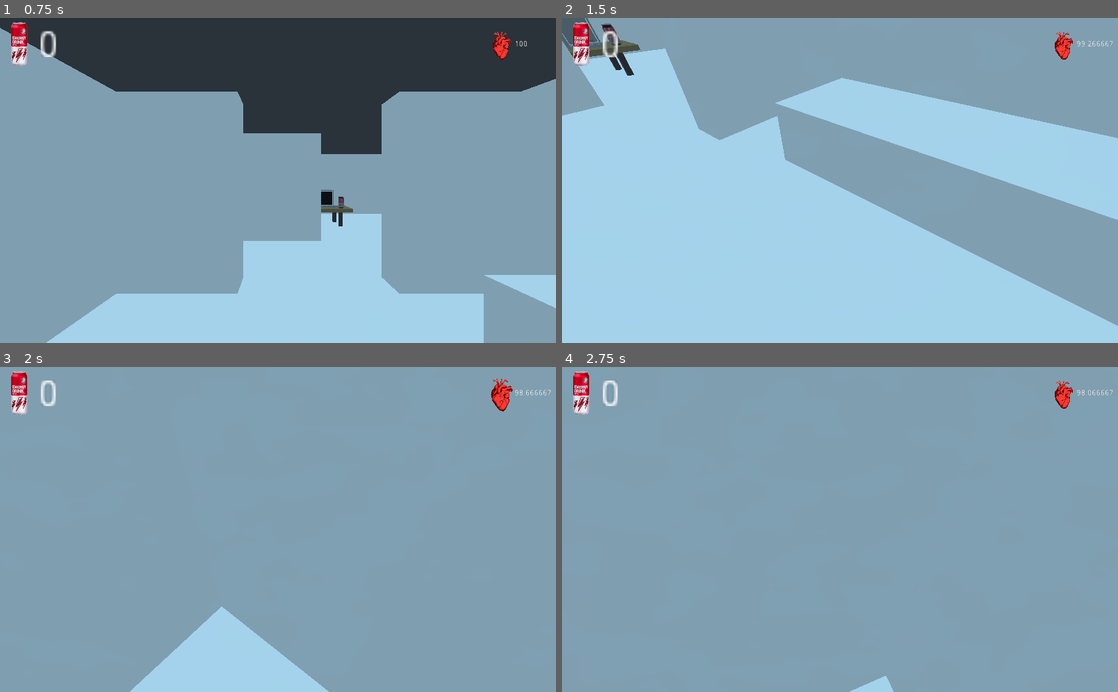
Above: before the commit, frames 1-4 (two rows, left to right).
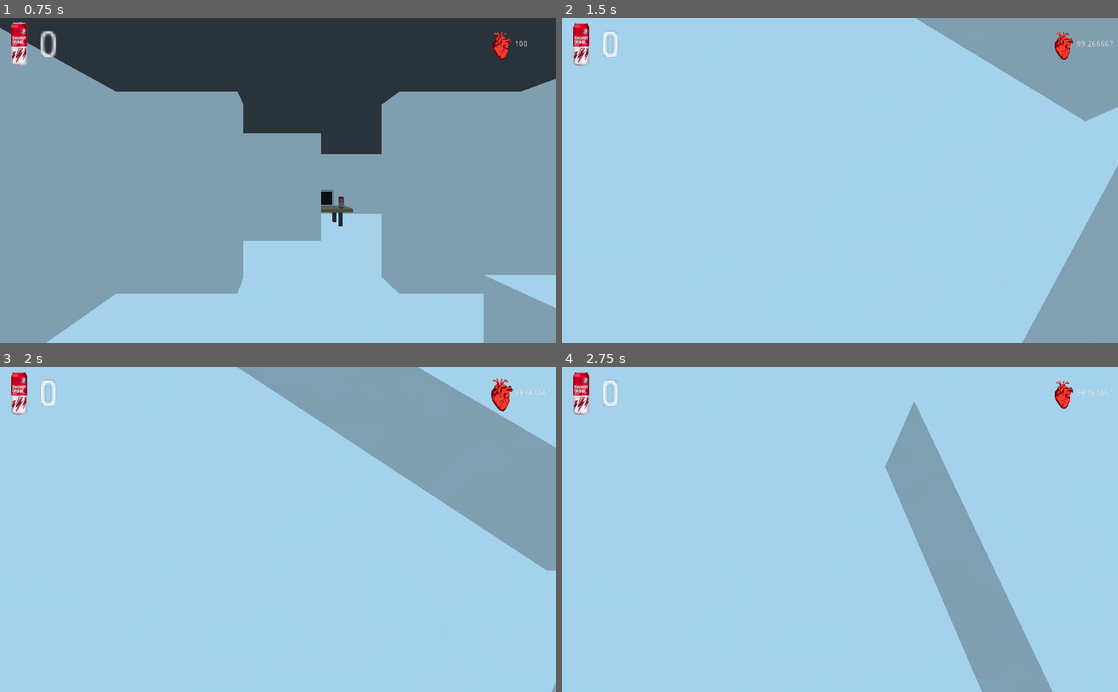
Above: after the commit, the same moments.

Repository: Plopsiskopsis/heartbeat
Game: Godot game, scene res://Menu/Menu.tscn
Same seed, same stepped clock (60 frames per second), same inputs: the game is played once before the commit and once after it. The engine's default icon, where the game draws it, is replaced by a stand-in: a white triangle on a blue panel in a dark square.
Inputs (mouse positions are in pixels of both pictures, inside the frame that each line leads up to):
- Up to frame 1 (0.75 s): click "Start" at 0.5 s
- Up to frame 2 (1.5 s): tap Enter at 1.25 s; move the mouse to (867, 180) at 1.27 s; hold W (move_forward) from 1.28 s (still down); click (867, 180) at 1.35 s
- Up to frame 3 (2 s): keep holding W (move_forward); tap Space (jump) at 1.52 s; tap E (drink, bound only after the commit) at 1.55 s
- Up to frame 4 (2.75 s): keep holding W (move_forward); move the mouse to (812, 529) at 2.02 s; tap E (drink, bound only after the commit) at 2.1 s; tap Space (jump) at 2.27 s; right-click (812, 529) at 2.3 s

Frame 1 is identical in both runs. In frame 2, 33% of the frame differs, in the area x 0-100%, y 0-100%; in frame 3, 79%; in frame 4, 90%.

Commit message:
modifier for bpm

Diff:
--- a/game/2D_minigame/Minigame.gd
+++ b/game/2D_minigame/Minigame.gd
@@ -7,7 +7,7 @@
 var possible_inputs :Array = ["Up", "Left", "Down", "Right"]
 var correct_answer :String
 var score :int = 0
-export var max_score :int = 20
+export var max_score :int = 200
 var running :bool = false
 
 
@@ -15,6 +15,8 @@
 	new_answer()
 	progress_bar.max_value = max_score
 
+func _process(delta) -> void:
+	label.rect_scale = Vector2(Global.player.bpm_offset, Global.player.bpm_offset)
 
 # warning-ignore:unused_argument
 func _input(event) -> void:
@@ -33,12 +35,10 @@
 	if input == correct_answer:
 		answer_was_correct()
 	else:
-		print("Väärin!")
 		score -= 1
 		progress_bar.value = score
 
 func answer_was_correct() -> void:
-	print("Oikein!")
 	score += 1
 	progress_bar.value = score
 	if score >= max_score:
@@ -53,7 +53,6 @@
 	correct_answer = possible_inputs.front()
 	label.text = correct_answer
 
-
 func win() -> void:
 	#TODO: tähä sit jotai lol
 	print("Voitit pelin!")
--- a/game/2D_minigame/Minigame.tscn
+++ b/game/2D_minigame/Minigame.tscn
@@ -1,25 +1,10 @@
-[gd_scene load_steps=4 format=2]
+[gd_scene load_steps=3 format=2]
 
 [ext_resource path="res://2D_minigame/Minigame.gd" type="Script" id=1]
-[ext_resource path="res://UI/Heart.tscn" type="PackedScene" id=2]
 
 [sub_resource type="Animation" id=1]
 resource_name = "New Anim"
 loop = true
-tracks/0/type = "method"
-tracks/0/path = NodePath("Heart")
-tracks/0/interp = 1
-tracks/0/loop_wrap = true
-tracks/0/imported = false
-tracks/0/enabled = true
-tracks/0/keys = {
-"times": PoolRealArray( 0 ),
-"transitions": PoolRealArray( 1 ),
-"values": [ {
-"args": [  ],
-"method": "beat"
-} ]
-}
 
 [node name="Minigame" type="Node2D"]
 script = ExtResource( 1 )
@@ -50,9 +35,6 @@
 [node name="Timer" type="Timer" parent="."]
 wait_time = 0.5
 
-[node name="Heart" parent="." instance=ExtResource( 2 )]
-position = Vector2( 235.201, 163.157 )
-
 [node name="AnimationPlayer" type="AnimationPlayer" parent="."]
 autoplay = "New Anim"
 "anims/New Anim" = SubResource( 1 )
--- a/game/3D_level/3D_level.gd
+++ b/game/3D_level/3D_level.gd
@@ -1,4 +1,4 @@
 extends Spatial
 
-func _ready():
+func _ready() -> void:
 	Input.set_mouse_mode(Input.MOUSE_MODE_CAPTURED)
--- a/game/3D_level/Comp_screen.gd
+++ b/game/3D_level/Comp_screen.gd
@@ -10,5 +10,5 @@
 
 	material_override.albedo_texture = viewport.get_texture()
 
-func _input(event):
+func _input(event) -> void:
 	$Viewport.input(event)
--- a/game/3D_level/Computer.gd
+++ b/game/3D_level/Computer.gd
@@ -5,10 +5,11 @@
 
 # warning-ignore:unused_argument
 func _input(event):
-	if comp_started && Input.is_action_just_pressed("action"):
+	if comp_started && Input.is_action_just_pressed("leave_comp"):
 		if $Timer.time_left > 0.0:
 			return
 		Global.player.set_cam()
+		Global.player.on_computer = false
 		comp_started = false
 		$Comp_screen/Viewport/Minigame.running = false
 
@@ -26,6 +27,7 @@
 	if can_start && !comp_started:
 		get_parent().get_node("Comp_cam_pos").current = true
 		comp_started = true
+		Global.player.on_computer = true
 		$Comp_screen/Viewport/Minigame.running = true
 	else:
 		print("too far")
--- a/game/3D_level/Player.gd
+++ b/game/3D_level/Player.gd
@@ -20,6 +20,7 @@
 const DEACCEL :float = 6.0
 
 var jump_height :float = 15.0
+var on_computer :bool = false
 
 func _ready() -> void:
 	Global.player = self
@@ -29,23 +30,26 @@
 func _physics_process(delta) -> void:
 	bpm_offset = bpm / 100.0
 	if bpm_offset > 0.0:
-		bpm_offset * BPM_OFFSET_MULTIPLIER
+		bpm_offset *= BPM_OFFSET_MULTIPLIER
 	else:
-		bpm_offset / BPM_OFFSET_MULTIPLIER
-	walk(delta)
+		bpm_offset /= BPM_OFFSET_MULTIPLIER
+	if !on_computer:
+		walk(delta)
 
 func _process(delta):
 	$Spookies.material.set_shader_param("strength", ((bpm -100.0) / 100.0) * 2.0)
 	bpm -= delta
 	if bpm < 50.0 or bpm > 200.0:
 		print("You dead")
+# warning-ignore:return_value_discarded
 		get_tree().change_scene_to(load("res://Menu/Menu.tscn"))
 
 func set_cam() -> void:
 	cam.current = true
+	check_drinks()
 
 func check_drinks() -> void:
-	if es_drinks >= 0:
+	if es_drinks <= 0:
 		$head/Camera/es.visible = false
 
 func _input(event) -> void:
@@ -58,30 +62,30 @@
 			bpm += 10
 			$heart_timer.wait_time = 60.0 / bpm
 
-	if event is InputEventMouseMotion:
-		rotate_y(deg2rad(-event.relative.x * mouse_sensitivity))
-		var change :float = -event.relative.y * mouse_sensitivity
-		if change + camera_angle < 90 and change + camera_angle > -90:
-			cam.rotate_x(deg2rad(change) * bpm_offset)
-			camera_angle += change
+	if !on_computer:
+		if event is InputEventMouseMotion:
+			rotate_y(deg2rad(-event.relative.x * mouse_sensitivity))
+			var change :float = -event.relative.y * mouse_sensitivity
+			if change + camera_angle < 90 and change + camera_angle > -90:
+				cam.rotate_x(deg2rad(change) * bpm_offset)
+				camera_angle += change
 
-
-	if Input.is_action_just_pressed("action"):
-		var ray_length :float = 100.0
-		var pos = get_viewport().get_mouse_position()
-		if pos:
-			var from :Vector3 = cam.project_ray_origin(pos)
-			var to :Vector3 = from + cam.project_ray_normal(pos) * ray_length
-			var space_state :PhysicsDirectSpaceState = get_world().get_direct_space_state()
-			if space_state:
-				var result :Dictionary = space_state.intersect_ray( from, to, [self], 0x7FFFFFFF, true, true)
-				if result:
-					if result.collider.is_in_group("action"):
-						result.collider.get_parent().action()
-						if result.collider.is_in_group("es"):
-							$UI.es_count(es_drinks)
-							if es_drinks > 0:
-								$head/Camera/es.visible = true
+		if Input.is_action_just_pressed("action"):
+			var ray_length :float = 100.0
+			var pos = get_viewport().get_mouse_position()
+			if pos:
+				var from :Vector3 = cam.project_ray_origin(pos)
+				var to :Vector3 = from + cam.project_ray_normal(pos) * ray_length
+				var space_state :PhysicsDirectSpaceState = get_world().get_direct_space_state()
+				if space_state:
+					var result :Dictionary = space_state.intersect_ray( from, to, [self], 0x7FFFFFFF, true, true)
+					if result:
+						if result.collider.is_in_group("action"):
+							result.collider.get_parent().action()
+							if result.collider.is_in_group("es"):
+								$UI.es_count(es_drinks)
+								if es_drinks > 0:
+									$head/Camera/es.visible = true
 
 
 
--- a/game/3D_level/Player.tscn
+++ b/game/3D_level/Player.tscn
@@ -129,7 +129,7 @@
 [node name="Camera" type="Camera" parent="head"]
 
 [node name="es" parent="head/Camera" instance=ExtResource( 2 )]
-transform = Transform( 0.602947, -0.115879, -0.00305096, 0.108332, 0.557537, 0.233235, -0.0412482, -0.229579, 0.567956, 0.3, -0.18, -0.4 )
+transform = Transform( 1, 0, 0, 0, 1, 0, 0, 0, 1, 0.3, -0.18, -0.4 )
 visible = false
 
 [node name="AnimationPlayer" type="AnimationPlayer" parent="."]
--- a/game/3D_level/objektit/es.gd
+++ b/game/3D_level/objektit/es.gd
@@ -13,4 +13,5 @@
 func action() -> void:
 	if can_grab:
 		Global.player.es_drinks += 1
+		can_grab = false
 		queue_free()
--- a/game/UI/UI.gd
+++ b/game/UI/UI.gd
@@ -1,11 +1,11 @@
 extends Control
 
-func es_count(count):
+func es_count(count) -> void:
 	$ui_es/Label.text = str(count)
 
 func heartbeat() -> void:
 	$Heart.beat()
 	$Heart/Label.text = str(Global.player.bpm)
 
-func drink():
+func drink() -> void:
 	$Heart/Particles2D.emitting = true
--- a/game/project.godot
+++ b/game/project.godot
@@ -86,6 +86,11 @@
 }
 drink={
 "deadzone": 0.5,
+"events": [ Object(InputEventKey,"resource_local_to_scene":false,"resource_name":"","device":0,"alt":false,"shift":false,"control":false,"meta":false,"command":false,"pressed":false,"scancode":69,"unicode":0,"echo":false,"script":null)
+ ]
+}
+leave_comp={
+"deadzone": 0.5,
 "events": [ Object(InputEventMouseButton,"resource_local_to_scene":false,"resource_name":"","device":0,"alt":false,"shi …(212 unchanged characters)…
  ]
 }
